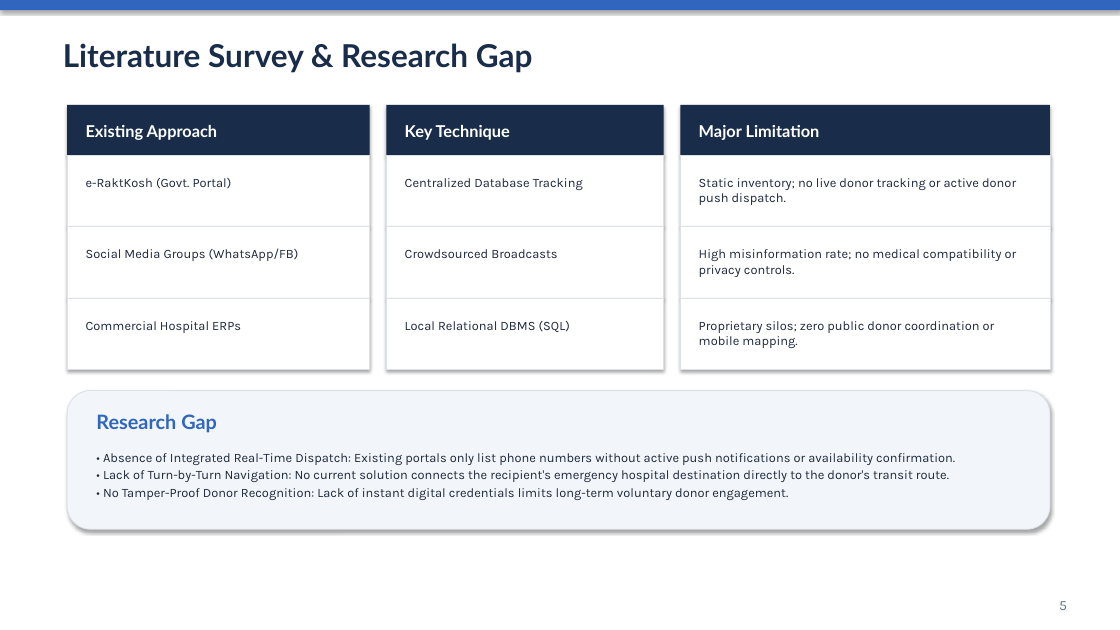
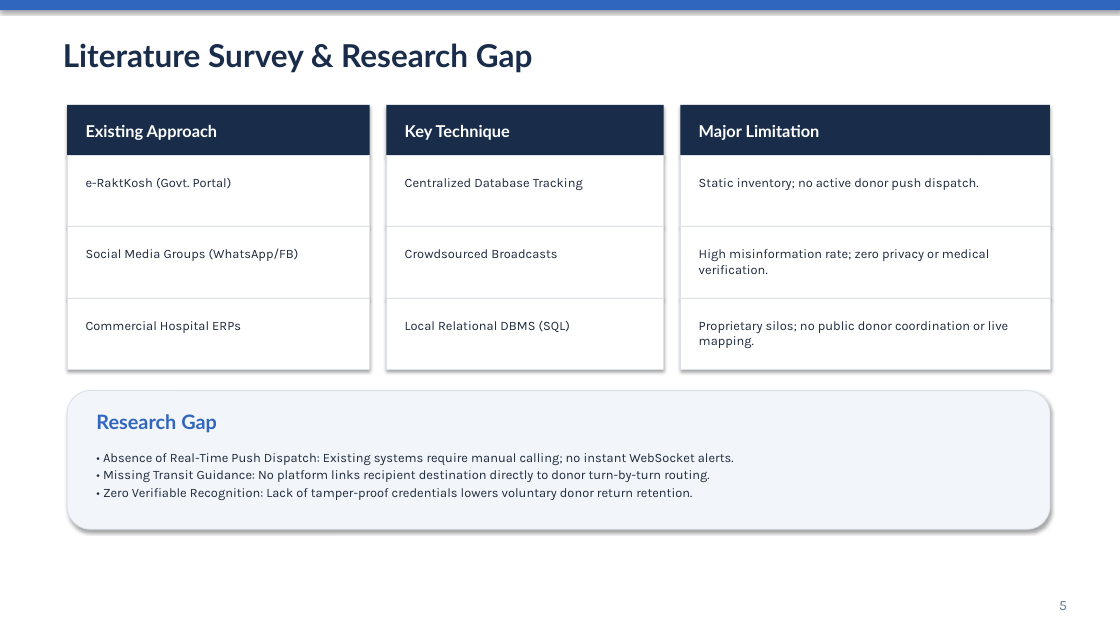
Before and after one commit to rohitmanu-design/BloodNet, a slide deck: slide 5 of BLOODNET_PROJECT_PRESENTATION.pptx. Drawn at 1120x630 pixels with LibreOffice and Linux fonts; fonts in the diff are those of the drawing. Boxes give left, top, right and bottom in pixels: in the first picture for what was removed or moved away, otherwise in the second. Text is boxed around its words. In the diff, an @@ line names an element or a change of style, - is before the commit and + after.

```diff
--- a/BLOODNET_PROJECT_PRESENTATION.pptx
+++ b/BLOODNET_PROJECT_PRESENTATION.pptx
@@ text at (x1=699, y1=178, x2=978, y2=190): text changed @@
-Static inventory; no live donor tracking or active donor push dispatch.
+Static inventory; no active donor push dispatch.
@@ text at (x1=699, y1=249, x2=989, y2=274): text changed @@
-High misinformation rate; no medical compatibility or privacy controls.
+High misinformation rate; zero privacy or medical verification.
@@ text at (x1=699, y1=321, x2=1008, y2=348): text changed @@
-Proprietary silos; zero public donor coordination or mobile mapping.
+Proprietary silos; no public donor coordination or live mapping.
@@ text at (x1=103, y1=453, x2=734, y2=500): text changed @@
-• Absence of Integrated Real-Time Dispatch: Existing portals only list phone numbers without active push notifications or availability confirmation.
-• Lack of Turn-by-Turn Navigation: No current solution connects the recipient's emergency hospital destination directly to the donor's transit route.
-• No Tamper-Proof Donor Recognition: Lack of instant digital credentials limits long-term voluntary donor engagement.
+• Absence of Real-Time Push Dispatch: Existing systems require manual calling; no instant WebSocket alerts.
+• Missing Transit Guidance: No platform links recipient destination directly to donor turn-by-turn routing.
+• Zero Verifiable Recognition: Lack of tamper-proof credentials lowers voluntary donor return retention.
```
Also in this commit, not shown: 11 other slides changed, 5 other files.
